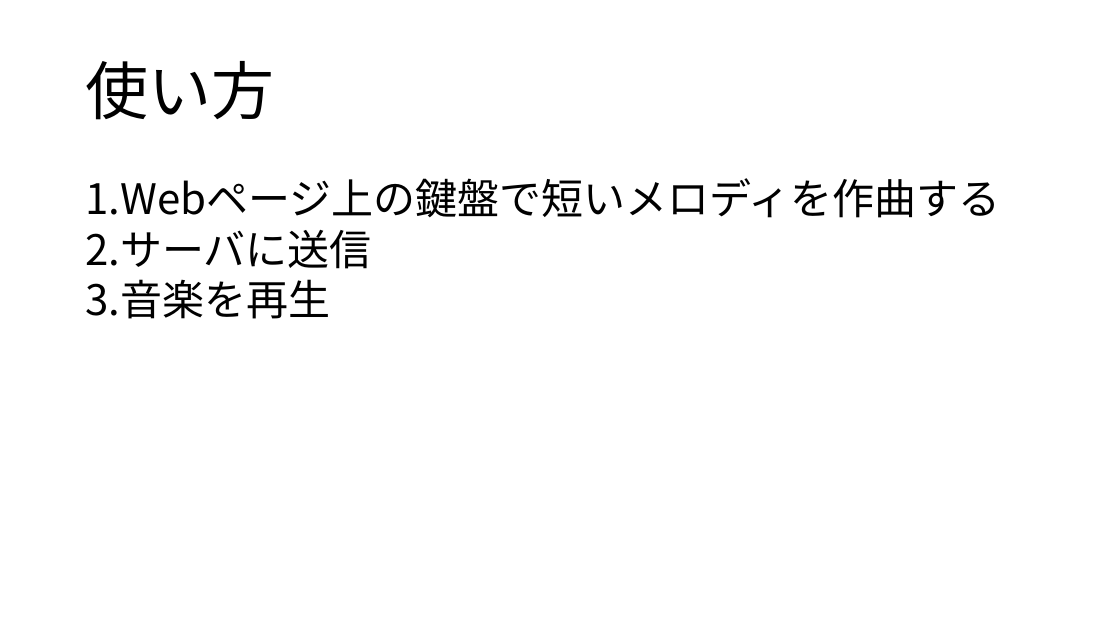
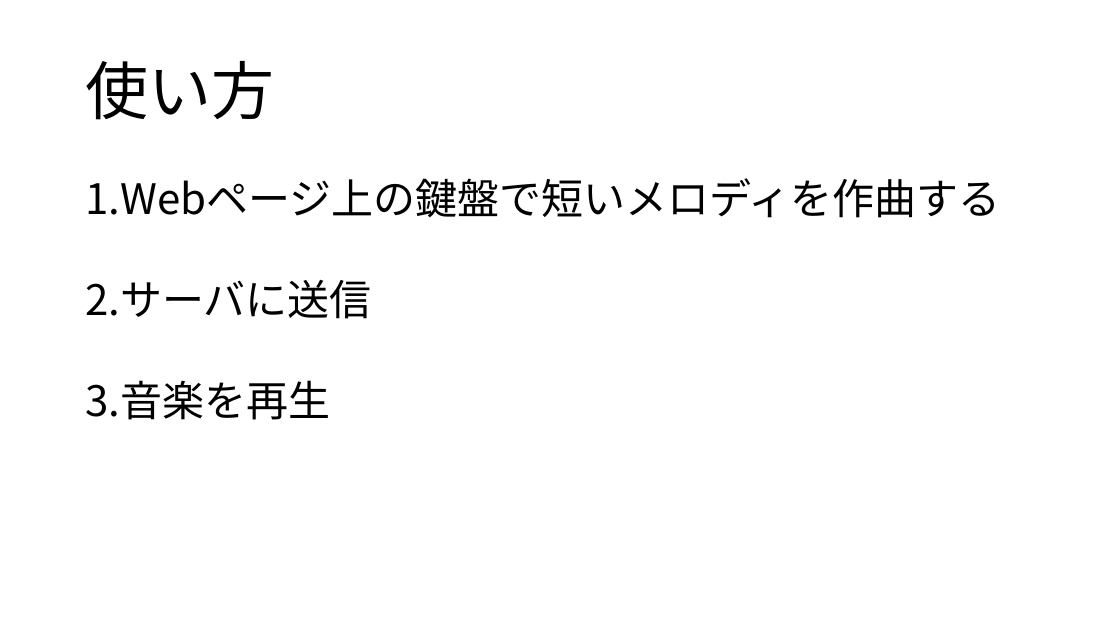
Before and after one commit to yoshitake266/bitComposer_prj, a slide deck: slide 4 of presentation/bit Composer.pptx. Drawn at 1120x630 pixels with LibreOffice and Linux fonts; fonts in the diff are those of the drawing. Boxes give left, top, right and bottom in pixels: in the first picture for what was removed or moved away, otherwise in the second. Text is boxed around its words. In the diff, an @@ line names an element or a change of style, - is before the commit and + after.

```diff
--- a/presentation/bit Composer.pptx
+++ b/presentation/bit Composer.pptx
@@ text "Webページ上の鍵盤で短いメロディを作曲する" rewrapped from <box>85,178,1000,319</box> to <box>85,178,1000,420</box> @@
```
Also in this commit, not shown: 6 other slides changed, 4 slides added, 3 slides removed, 2 other files.
